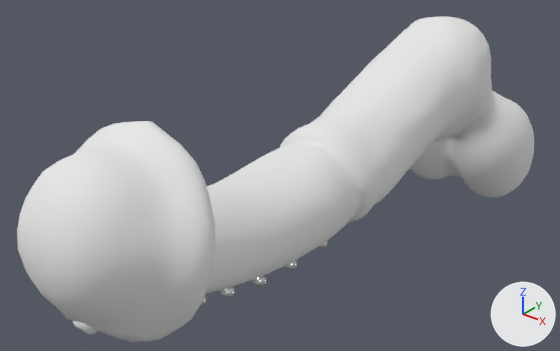
Renders of the Blender file Assets/ThirdParty/Models/Kandi/KandiDildo.blend from each side of a commit.
The view is the same before and after, from a 50 mm lens placed at (0.335, -0.661, 0.243), pointed at (-0.036, -0.197, -0.044). Lighting does not change. The marker at lower right points along +X, +Y and +Z.

Names of what the first picture shows: 'KandiEquineFlared'.
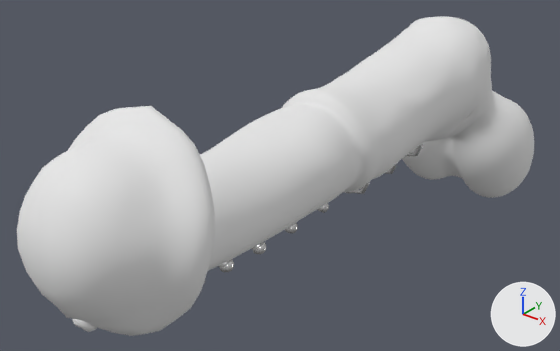
Diff of the bpy script that builds the scene:
```diff
--- a/Assets/ThirdParty/Models/Kandi/KandiDildo.blend.py
+++ b/Assets/ThirdParty/Models/Kandi/KandiDildo.blend.py
@@ me_basis_001 @@
 # used by ob_kandiequineflared; location = (0.0, 0.0, 0.0)
-me_basis_001.from_pydata(...)  # 4091 vertices, 4109 faces; spans x -0.078..0.078, y -0.458..0.129, z -0.152..0.069
+me_basis_001.from_pydata(...)  # 4091 vertices, 4109 faces; spans x -0.078..0.078, y -0.458..0.129, z -0.152..0.078
+# me_basis_001 part 1: the loose piece of 66 vertices spanning x -0.025..0.025, y -0.159..-0.143, z -0.095..-0.058 is scaled about its middle by (1, 1, 1.04), then moved by (0.0, 0.0, 0.025)
+# me_basis_001 part 2: the loose piece of 66 vertices spanning x -0.025..0.025, y -0.115..-0.096, z -0.083..-0.048 is scaled about its middle by (1, 1, 1.07), then moved by (0.0, 0.0, 0.015)
+# me_basis_001 part 3: the loose piece of 66 vertices spanning x -0.025..0.025, y -0.066..-0.052, z -0.073..-0.036 is scaled about its middle by (1, 1, 1.04), then moved by (0.0, 0.0, 0.006)
+# me_basis_001 part 4: the loose piece of 50 vertices spanning x -0.027..0.027, y -0.22..-0.211, z -0.085..-0.075 is moved by (0.0, 0.0, 0.033)
+# me_basis_001 part 5: the loose piece of 50 vertices spanning x -0.027..0.027, y -0.261..-0.252, z -0.086..-0.075 is moved by (0.0, 0.0, 0.033)
+# me_basis_001 part 6: the loose piece of 50 vertices spanning x -0.027..0.027, y -0.298..-0.289, z -0.081..-0.071 is moved by (0.0, 0.0, 0.028)
+# me_basis_001 part 7: the loose piece of 50 vertices spanning x -0.027..0.027, y -0.333..-0.324, z -0.072..-0.062 is moved by (0.0, 0.0, 0.022)
+# me_basis_001 part 8: 2281 of 4091 vertices moved; they spanned x -0.068..0.068, y -0.452..-0.011, z -0.09..0.069 and now span x -0.068..0.068, y -0.452..-0.011, z -0.064..0.078; mean shift (0.0, 0.0, 0.019); largest move (0.0, -0.232, -0.005) -> (0.0, -0.232, 0.029)
 me_basis_001.materials.append(mat_9_diccus)
```

Where the change shows, as pixel boxes (x1, y1, x2, y2) in the pictures (560 x 351 px; the box of a moved part takes in the faces that stretch with it):
'KandiEquineFlared', reshaped: before (17, 16, 534, 342); after (17, 16, 534, 336)
part 1 of me_basis_001, moved or reshaped (not visible before): after (346, 183, 369, 194)
part 2 of me_basis_001, moved or reshaped (not visible before): after (385, 164, 397, 174)
part 3 of me_basis_001, moved or reshaped (not visible before): after (406, 143, 423, 156)
part 4 of me_basis_001, moved or reshaped: before (318, 241, 328, 249); after (317, 203, 329, 213)
part 5 of me_basis_001, moved or reshaped: before (285, 260, 297, 270); after (285, 223, 298, 234)
part 6 of me_basis_001, moved or reshaped: before (250, 275, 267, 287); after (252, 242, 266, 254)
part 7 of me_basis_001, moved or reshaped: before (218, 287, 235, 298); after (218, 259, 234, 273)
part 8 of me_basis_001, moved or reshaped: before (17, 31, 450, 342); after (17, 31, 450, 336)
